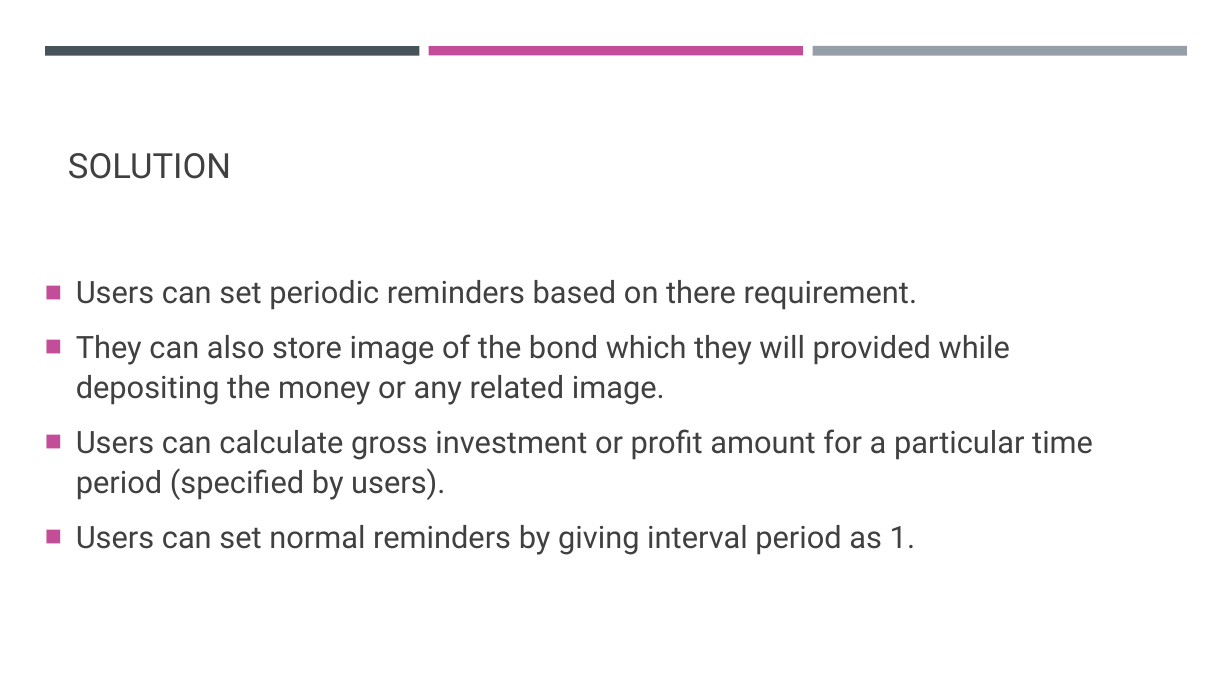
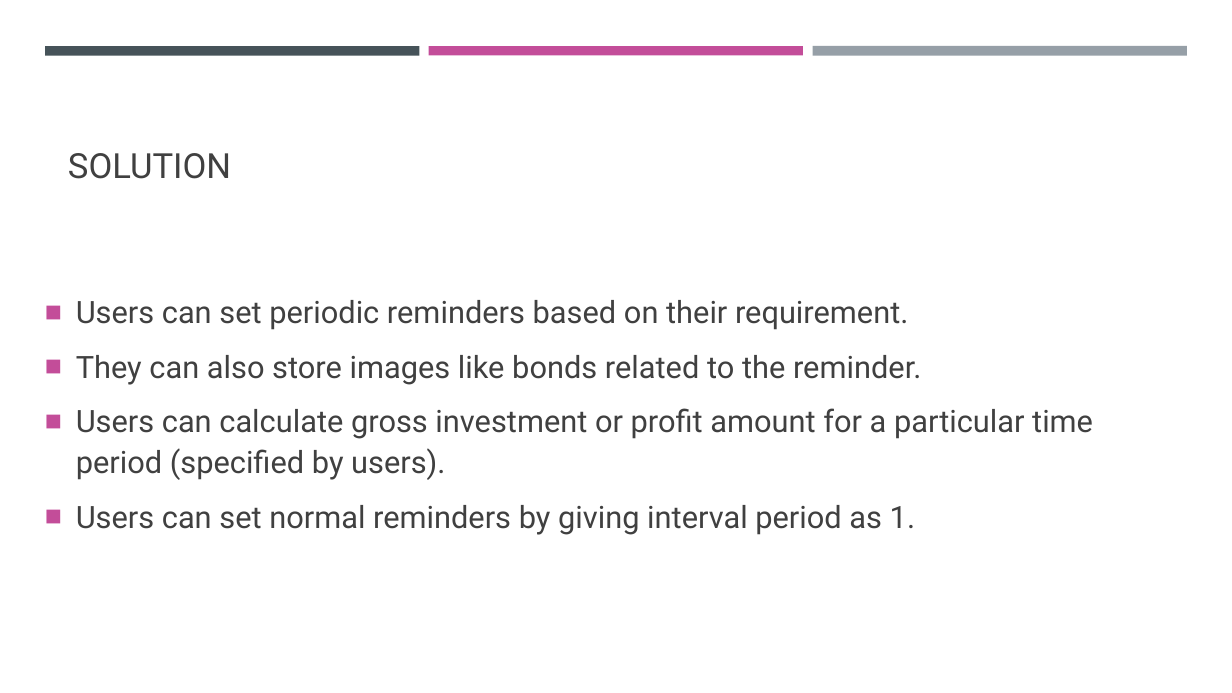
Before and after one commit to ssathyanaray2/Payment_Tracker, a slide deck: slide 3 of pt_ppt.pptx. Drawn at 1232x693 pixels with LibreOffice and Linux fonts; fonts in the diff are those of the drawing. Boxes give left, top, right and bottom in pixels: in the first picture for what was removed or moved away, otherwise in the second. Text is boxed around its words. In the diff, an @@ line names an element or a change of style, - is before the commit and + after.

```diff
--- a/pt_ppt.pptx
+++ b/pt_ppt.pptx
@@ text at (76,300,921,385): text changed @@
-■ Users can set periodic reminders based on there requirement.
-■ They can also store image of the bond which they will provided while depositing the money or any related image.
+■ Users can set periodic reminders based on their requirement.
+■ They can also store images like bonds related to the reminder.
```
Also in this commit, not shown: 2 other slides changed, 1 slide added.
